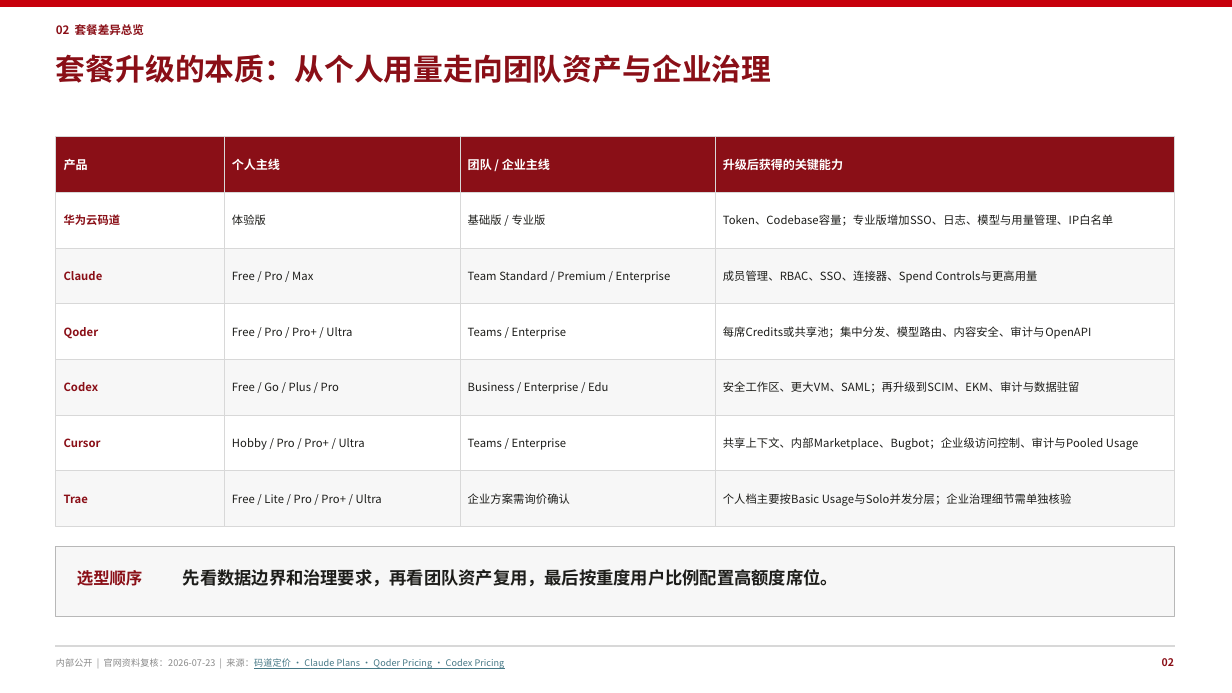
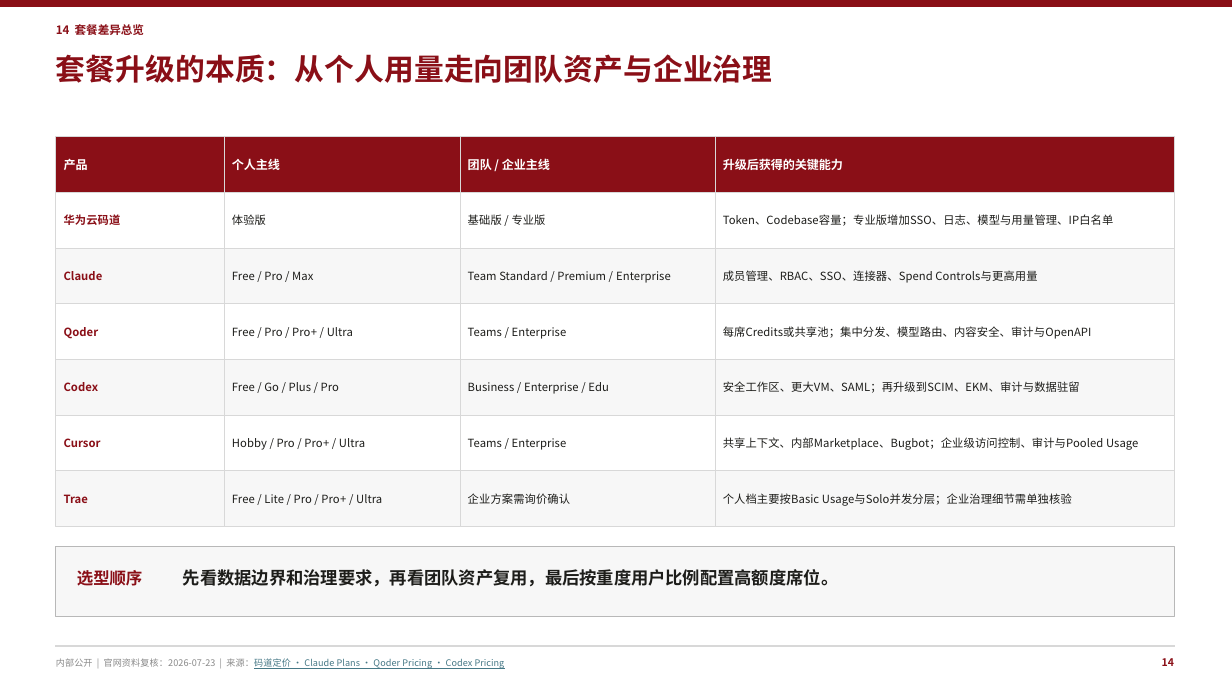
Before and after one commit to peter-liu1997/ai-solution-reports, a slide deck: slide 15 of AI-Coding-工具能力赋能-16页华为企业方案风格版.pptx (slide 3 before the commit). Drawn at 1232x693 pixels with LibreOffice and Linux fonts; fonts in the diff are those of the drawing. Boxes give left, top, right and bottom in pixels: in the first picture for what was removed or moved away, otherwise in the second. Text is boxed around its words. In the diff, an @@ line names an element or a change of style, - is before the commit and + after.

```diff
--- a/AI-Coding-工具能力赋能-16页华为企业方案风格版.pptx
+++ b/AI-Coding-工具能力赋能-16页华为企业方案风格版.pptx
@@ rectangle at (0, 0, 1232, 6): fill #C7000B to #8A0F17; outline #C7000B 0 pt to #8A0F17 0 pt @@
@@ text at (56, 24, 144, 35): text changed @@
-02 套餐差异总览
+14 套餐差异总览
@@ text at (1162, 658, 1174, 666): text changed @@
-02
+14
```
Also in this commit, not shown: 15 other slides changed.
